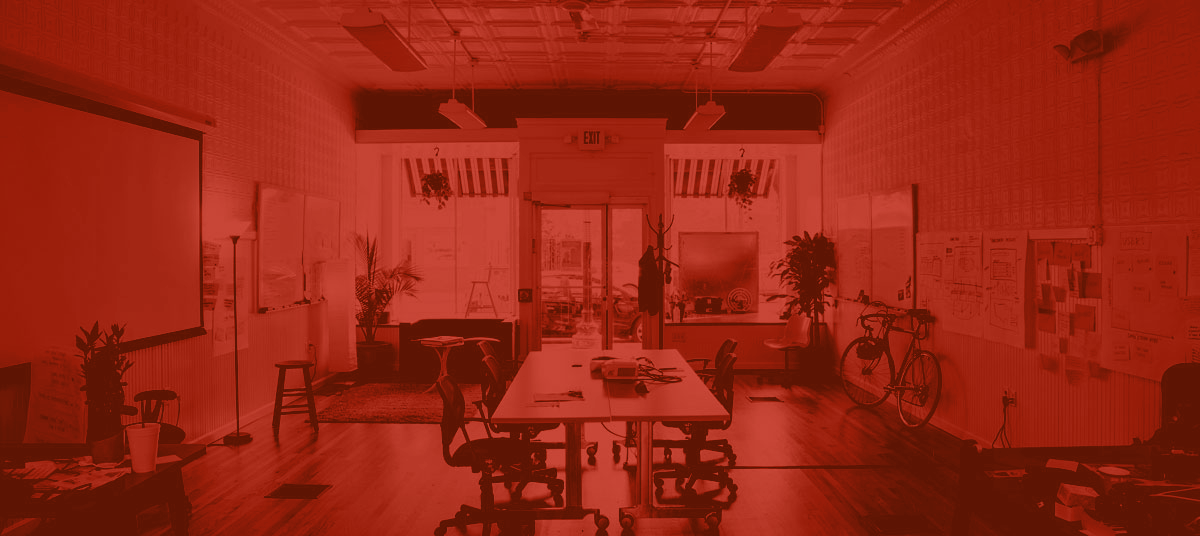
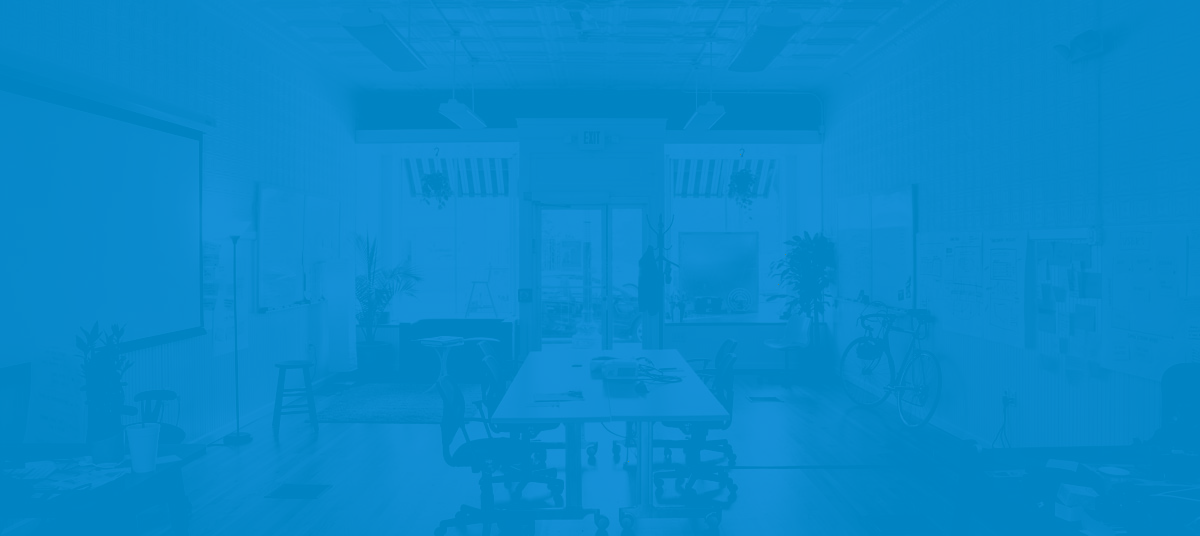
Layer changes from the first 1200x536 image to the second:
added layer "overlay-cny" (lighter color, 75%) above "overlay-codelife" over [0,0,1200,536]
hid "overlay-verizon" over [0,0,1200,536]
